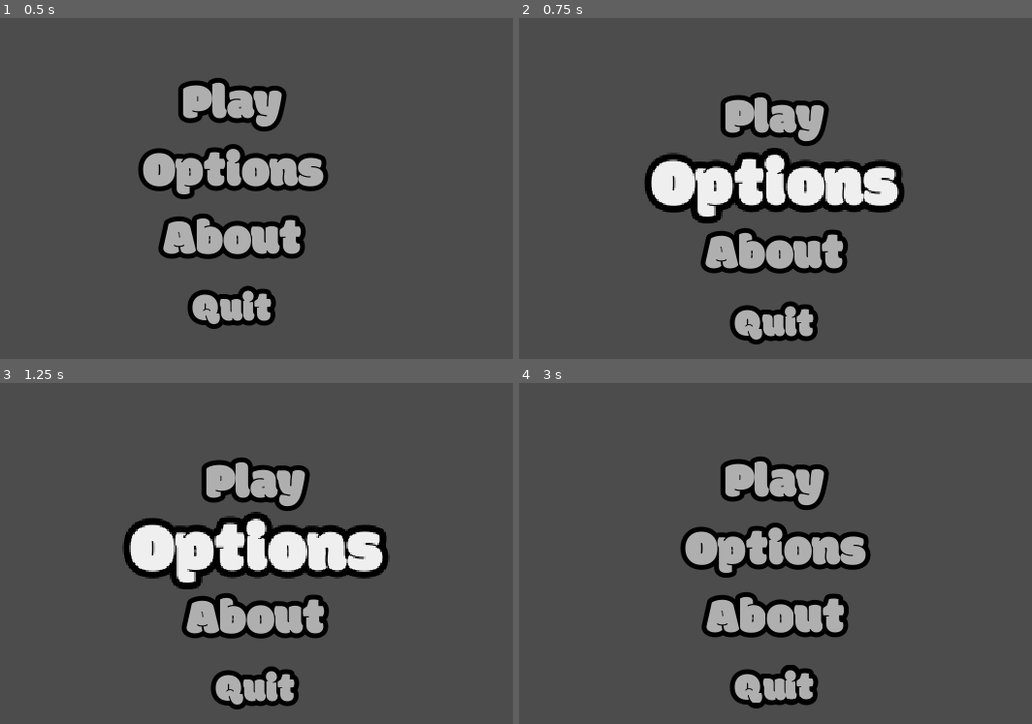
Above: before the commit, frames 1-4 (two rows, left to right).
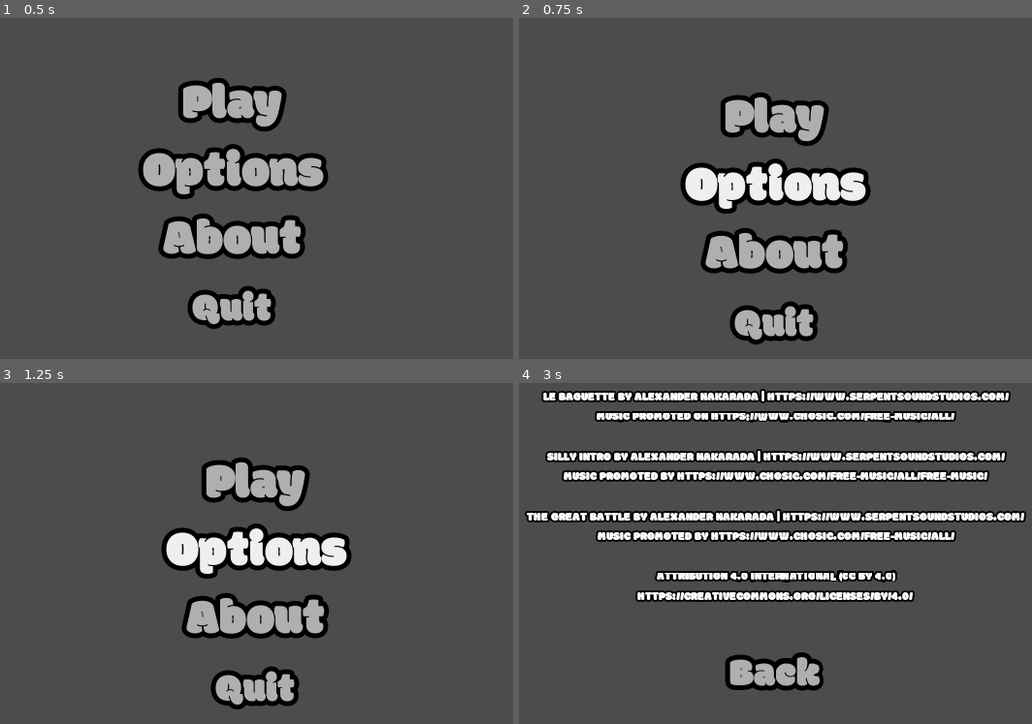
Above: after the commit, the same moments.

Repository: senseibobo/velika-gozba
Game: Godot game, scene res://UI/MainMenu.tscn
Two runs of this game, one before a commit and one after it. Both use one fixed random seed, a clock stepped at 60 frames per second and the inputs below. This scene is started directly instead of the project's main scene.
Inputs (mouse positions are in pixels of both pictures, inside the frame that each line leads up to):
- Up to frame 1 (0.5 s): no input
- Up to frame 2 (0.75 s): click "Options" at 0.5 s
- Up to frame 3 (1.25 s): no input
- Up to frame 4 (3 s): click "About" at 1.25 s; click (775, 522) at 2 s, where only the run after the commit has a clickable "Credits"; click (770, 519) at 2.75 s, where only the run after the commit has a clickable "Music"

Frame 1 is identical in both runs. In frame 2, 5.6% of the frame differs, in the area x 24-76%, y 38-61%; in frame 3, 5.9%; in frame 4, 28%, in the area x 1-99%, y 1-96%.

Commit message:
Updated Main Menu

Diff:
--- a/Game/UI/MainMenu.gd
+++ b/Game/UI/MainMenu.gd
@@ -1,14 +1,107 @@
 extends Control
 
-onready var cc : CenterContainer = get_node(center_contained_path)
-export var center_contained_path : NodePath
+enum VCONTAINER{
+	MAIN,
+	ABOUT,
+	ABOUTUS,
+	CREDITS,
+	MUSIC,
+	SFX,
+}
+export var center_container_path : NodePath
+export var menu_cointaner_path : NodePath
+export var about_cointaner_path : NodePath
+export var credits_cointaner_path : NodePath
+export var aboutus_cointaner_path : NodePath
+export var music_cointaner_path : NodePath
+export var sfx_cointaner_path : NodePath
+
+onready var centerc : CenterContainer = get_node(center_container_path)
+onready var mainc : VBoxContainer = get_node(menu_cointaner_path)
+onready var aboutc : VBoxContainer = get_node(about_cointaner_path)
+onready var creditsc : VBoxContainer = get_node(credits_cointaner_path)
+onready var aboutusc : VBoxContainer = get_node(aboutus_cointaner_path)
+onready var musicc : VBoxContainer = get_node(music_cointaner_path)
+onready var sfxc : VBoxContainer = get_node(sfx_cointaner_path)
+
 export var menu_offset : Vector2 = Vector2(0,120)
+var visible_container : int = VCONTAINER.MAIN
+var c : Array
+
+func _ready() -> void:
+	_update_visible()
 
 func _process(delta) -> void:
+	visible_container = clamp(visible_container,1,3)
 	var screen_size : Vector2 = get_viewport_rect().size
 	var mpos : Vector2 = get_viewport().get_mouse_position()
-	cc.rect_position = screen_size/2 - (screen_size/2-mpos)/16.0 + menu_offset
-	var c = cc.get_node("VBoxContainer").get_children()
+	centerc.rect_position = screen_size/2 - (screen_size/2-mpos)/16.0 + menu_offset
 	for button in c:
 		var new_scale : float = 1.0 + int(button.get_global_rect().has_point(get_global_mouse_position()))*0.4
 		button.rect_scale = lerp(button.rect_scale,Vector2(new_scale,new_scale),10*delta)
+
+func _update_visible() -> void:
+	mainc.visible = visible_container == VCONTAINER.MAIN
+	aboutc.visible = visible_container == VCONTAINER.ABOUT
+	aboutusc.visible = visible_container == VCONTAINER.ABOUTUS
+	creditsc.visible = visible_container == VCONTAINER.CREDITS
+	musicc.visible = visible_container == VCONTAINER.MUSIC
+	sfxc.visible = visible_container == VCONTAINER.SFX
+	_update_offset()
+
+func _update_offset() -> void:
+	match(visible_container):
+		VCONTAINER.MAIN,VCONTAINER.ABOUT,VCONTAINER.ABOUTUS,VCONTAINER.CREDITS:
+			menu_offset = Vector2(0,120)
+		VCONTAINER.MUSIC,VCONTAINER.SFX:
+			menu_offset = Vector2(0,50)
+
+#------------MAIN MENU-------------------
+func _on_About_pressed() -> void:
+	visible_container = VCONTAINER.ABOUT
+	c = aboutc.get_children()
+	_update_visible()
+
+func _on_Quit_pressed() -> void:
+	get_tree().quit()
+#------------ABOUT-----------------------
+func _on_Credits_pressed() -> void:
+	visible_container = VCONTAINER.CREDITS
+	c = creditsc.get_children()
+	_update_visible()
+
+func _on_About_Us_pressed() -> void:
+	visible_container = VCONTAINER.ABOUTUS
+	c = aboutusc.get_children()
+	_update_visible()
+
+func _on_Back_pressed() -> void:
+	visible_container = VCONTAINER.MAIN
+	c = mainc.get_children()
+	_update_visible()
+#------------CREDITS----------------------
+func _on_Music_pressed() -> void:
+	visible_container = VCONTAINER.MUSIC
+	#c = musicc.get_children()
+	_update_visible()
+
+func _on_SFX_pressed() -> void:
+	visible_container = VCONTAINER.SFX
+	#c = sfxc.get_children()
+	_update_visible()
+
+func _on_CreditsBack_pressed() -> void:
+	visible_container = VCONTAINER.ABOUT
+	_update_visible()
+#------------MUSIC----------------------
+func _on_MusicBack_pressed() -> void:
+	visible_container = VCONTAINER.CREDITS
+	_update_visible()
+#------------SFX----------------------
+func _on_SFXBack_pressed() -> void:
+	visible_container = VCONTAINER.CREDITS
+	_update_visible()
+#------------ABOUTUS----------------------
+func _on_AboutUsBack_pressed() -> void:
+	visible_container = VCONTAINER.ABOUT
+	_update_visible()
--- a/Game/UI/MainMenu.tscn
+++ b/Game/UI/MainMenu.tscn
@@ -20,7 +20,13 @@
 __meta__ = {
 "_edit_use_anchors_": false
 }
-center_contained_path = NodePath("CenterContainer")
+center_container_path = NodePath("CenterContainer")
+menu_cointaner_path = NodePath("CenterContainer/MenuContainer")
+about_cointaner_path = NodePath("CenterContainer/AboutContainer")
+credits_cointaner_path = NodePath("CenterContainer/CreditsContainer")
+aboutus_cointaner_path = NodePath("CenterContainer/AboutUsContainer")
+music_cointaner_path = NodePath("CenterContainer/MusicContainer")
+sfx_cointaner_path = NodePath("CenterContainer/SFXContainter")
 
 [node name="CenterContainer" type="CenterContainer" parent="."]
 anchor_right = 1.0
@@ -30,14 +36,14 @@
 "_edit_use_anchors_": false
 }
 
-[node name="VBoxContainer" type="VBoxContainer" parent="CenterContainer"]
+[node name="MenuContainer" type="VBoxContainer" parent="CenterContainer"]
 margin_left = -151.0
 margin_top = -208.0
 margin_right = 150.0
 margin_bottom = 208.0
 custom_constants/separation = 32
 
-[node name="Play" type="Button" parent="CenterContainer/VBoxContainer"]
+[node name="Play" type="Button" parent="CenterContainer/MenuContainer"]
 margin_right = 301.0
 margin_bottom = 80.0
 rect_min_size = Vector2( 240, 80 )
@@ -46,7 +52,7 @@
 enabled_focus_mode = 0
 text = "Play"
 
-[node name="Options" type="Button" parent="CenterContainer/VBoxContainer"]
+[node name="Options" type="Button" parent="CenterContainer/MenuContainer"]
 margin_top = 112.0
 margin_right = 301.0
 margin_bottom = 192.0
@@ -56,7 +62,7 @@
 enabled_focus_mode = 0
 text = "Options"
 
-[node name="About" type="Button" parent="CenterContainer/VBoxContainer"]
+[node name="About" type="Button" parent="CenterContainer/MenuContainer"]
 margin_top = 224.0
 margin_right = 301.0
 margin_bottom = 304.0
@@ -66,7 +72,7 @@
 enabled_focus_mode = 0
 text = "About"
 
-[node name="Quit" type="Button" parent="CenterContainer/VBoxContainer"]
+[node name="Quit" type="Button" parent="CenterContainer/MenuContainer"]
 margin_top = 336.0
 margin_right = 301.0
 margin_bottom = 416.0
@@ -76,3 +82,181 @@
 custom_fonts/font = SubResource( 2 )
 enabled_focus_mode = 0
 text = "Quit"
+
+[node name="AboutContainer" type="VBoxContainer" parent="CenterContainer"]
+margin_left = -173.0
+margin_top = -152.0
+margin_right = 172.0
+margin_bottom = 152.0
+custom_constants/separation = 32
+
+[node name="Credits" type="Button" parent="CenterContainer/AboutContainer"]
+margin_right = 345.0
+margin_bottom = 80.0
+rect_min_size = Vector2( 240, 80 )
+rect_pivot_offset = Vector2( 150.5, 40 )
+focus_mode = 0
+enabled_focus_mode = 0
+text = "Credits"
+
+[node name="About Us" type="Button" parent="CenterContainer/AboutContainer"]
+margin_top = 112.0
+margin_right = 345.0
+margin_bottom = 192.0
+rect_min_size = Vector2( 240, 80 )
+rect_pivot_offset = Vector2( 150.5, 40 )
+focus_mode = 0
+enabled_focus_mode = 0
+text = "About Us"
+
+[node name="Back" type="Button" parent="CenterContainer/AboutContainer"]
+margin_top = 224.0
+margin_right = 345.0
+margin_bottom = 304.0
+rect_min_size = Vector2( 240, 80 )
+rect_pivot_offset = Vector2( 150.5, 40 )
+focus_mode = 0
+custom_fonts/font = SubResource( 2 )
+enabled_focus_mode = 0
+text = "Back"
+
+[node name="CreditsContainer" type="VBoxContainer" parent="CenterContainer"]
+margin_left = -120.0
+margin_top = -152.0
+margin_right = 120.0
+margin_bottom = 152.0
+custom_constants/separation = 32
+
+[node name="Music" type="Button" parent="CenterContainer/CreditsContainer"]
+margin_right = 240.0
+margin_bottom = 80.0
+rect_min_size = Vector2( 240, 80 )
+rect_pivot_offset = Vector2( 150.5, 40 )
+focus_mode = 0
+enabled_focus_mode = 0
+text = "Music"
+
+[node name="SFX" type="Button" parent="CenterContainer/CreditsContainer"]
+margin_top = 112.0
+margin_right = 240.0
+margin_bottom = 192.0
+rect_min_size = Vector2( 240, 80 )
+rect_pivot_offset = Vector2( 150.5, 40 )
+focus_mode = 0
+enabled_focus_mode = 0
+text = "SFX"
+
+[node name="CreditsBack" type="Button" parent="CenterContainer/CreditsContainer"]
+margin_top = 224.0
+margin_right = 240.0
+margin_bottom = 304.0
+rect_min_size = Vector2( 240, 80 )
+rect_pivot_offset = Vector2( 150.5, 40 )
+focus_mode = 0
+custom_fonts/font = SubResource( 2 )
+enabled_focus_mode = 0
+text = "Back"
+
+[node name="AboutUsContainer" type="VBoxContainer" parent="CenterContainer"]
+margin_left = -120.0
+margin_top = -96.0
+margin_right = 120.0
+margin_bottom = 96.0
+custom_constants/separation = 32
+
+[node name="Credits" type="Label" parent="CenterContainer/AboutUsContainer"]
+margin_right = 240.0
+margin_bottom = 80.0
+rect_min_size = Vector2( 240, 80 )
+rect_pivot_offset = Vector2( 150.5, 40 )
+text = "Coming soon..."
+align = 1
+uppercase = true
+
+[node name="AboutUsBack" type="Button" parent="CenterContainer/AboutUsContainer"]
+margin_top = 112.0
+margin_right = 240.0
+margin_bottom = 192.0
+rect_min_size = Vector2( 240, 80 )
+rect_pivot_offset = Vector2( 150.5, 40 )
+focus_mode = 0
+custom_fonts/font = SubResource( 2 )
+enabled_focus_mode = 0
+text = "Back"
+
+[node name="MusicContainer" type="VBoxContainer" parent="CenterContainer"]
+margin_left = -424.0
+margin_top = -259.0
+margin_right = 424.0
+margin_bottom = 258.0
+custom_constants/separation = 32
+
+[node name="Credits" type="Label" parent="CenterContainer/MusicContainer"]
+margin_right = 848.0
+margin_bottom = 405.0
+rect_min_size = Vector2( 240, 80 )
+rect_pivot_offset = Vector2( 150.5, 40 )
+text = "Le Baguette by Alexander Nakarada | https://www.serpentsoundstudios.com/
+Music promoted on https://www.chosic.com/free-music/all/
+
+Silly Intro by Alexander Nakarada | https://www.serpentsoundstudios.com/
+Music promoted by https://www.chosic.com/free-music/all/free-music/
+
+The Great Battle by Alexander Nakarada | https://www.serpentsoundstudios.com/
+Music promoted by https://www.chosic.com/free-music/all/
+
+Attribution 4.0 International (CC BY 4.0)
+https://creativecommons.org/licenses/by/4.0/
+"
+align = 1
+uppercase = true
+
+[node name="MusicBack" type="Button" parent="CenterContainer/MusicContainer"]
+margin_top = 437.0
+margin_right = 848.0
+margin_bottom = 517.0
+rect_min_size = Vector2( 240, 80 )
+rect_pivot_offset = Vector2( 150.5, 40 )
+focus_mode = 0
+custom_fonts/font = SubResource( 2 )
+enabled_focus_mode = 0
+text = "Back"
+
+[node name="SFXContainter" type="VBoxContainer" parent="CenterContainer"]
+margin_left = -120.0
+margin_top = -96.0
+margin_right = 120.0
+margin_bottom = 96.0
+custom_constants/separation = 32
+
+[node name="Credits" type="Label" parent="CenterContainer/SFXContainter"]
+margin_right = 240.0
+margin_bottom = 80.0
+rect_min_size = Vector2( 240, 80 )
+rect_pivot_offset = Vector2( 150.5, 40 )
+text = "Coming soon..."
+align = 1
+uppercase = true
+
+[node name="SFXBack" type="Button" parent="CenterContainer/SFXContainter"]
+margin_top = 112.0
+margin_right = 240.0
+margin_bottom = 192.0
+rect_min_size = Vector2( 240, 80 )
+rect_pivot_offset = Vector2( 150.5, 40 )
+focus_mode = 0
+custom_fonts/font = SubResource( 2 )
+enabled_focus_mode = 0
+text = "Back"
+
+[connection signal="pressed" from="CenterContainer/MenuContainer/About" to="." method="_on_About_pressed"]
+[connection signal="pressed" from="CenterContainer/MenuContainer/Quit" to="." method="_on_Quit_pressed"]
+[connection signal="pressed" from="CenterContainer/AboutContainer/Credits" to="." method="_on_Credits_pressed"]
+[connection signal="pressed" from="CenterContainer/AboutContainer/About Us" to="." method="_on_About_Us_pressed"]
+[connection signal="pressed" from="CenterContainer/AboutContainer/Back" to="." method="_on_Back_pressed"]
+[connection signal="pressed" from="CenterContainer/CreditsContainer/Music" to="." method="_on_Music_pressed"]
+[connection signal="pressed" from="CenterContainer/CreditsContainer/SFX" to="." method="_on_SFX_pressed"]
+[connection signal="pressed" from="CenterContainer/CreditsContainer/CreditsBack" to="." method="_on_CreditsBack_pressed"]
+[connection signal="pressed" from="CenterContainer/AboutUsContainer/AboutUsBack" to="." method="_on_AboutUsBack_pressed"]
+[connection signal="pressed" from="CenterContainer/MusicContainer/MusicBack" to="." method="_on_MusicBack_pressed"]
+[connection signal="pressed" from="CenterContainer/SFXContainter/SFXBack" to="." method="_on_SFXBack_pressed"]
Binary file changed: Game/UI/MainTheme.theme
